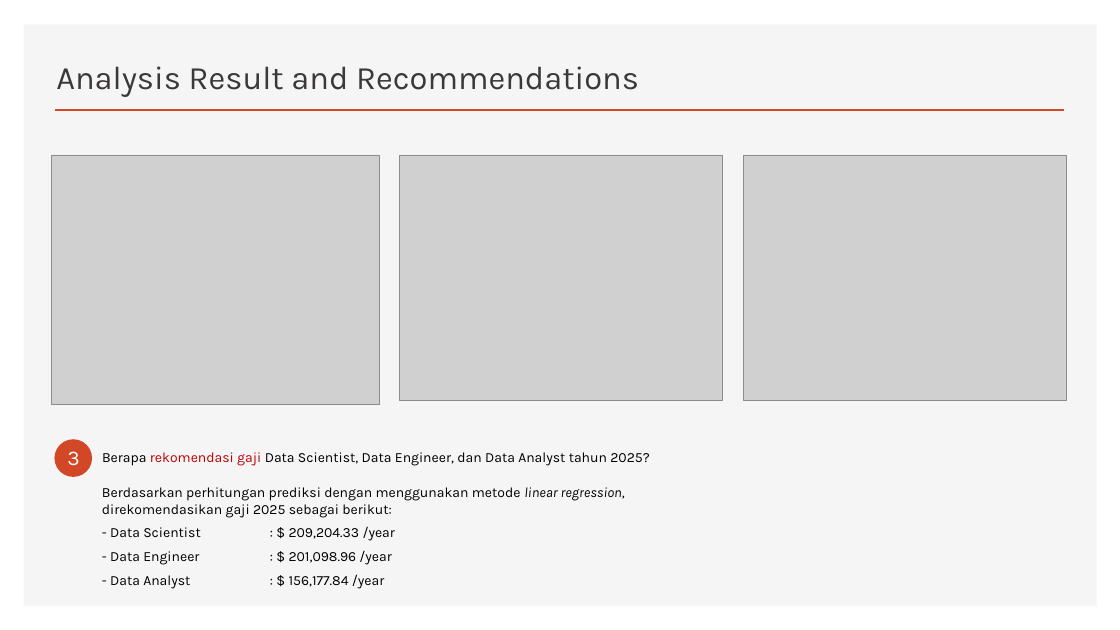
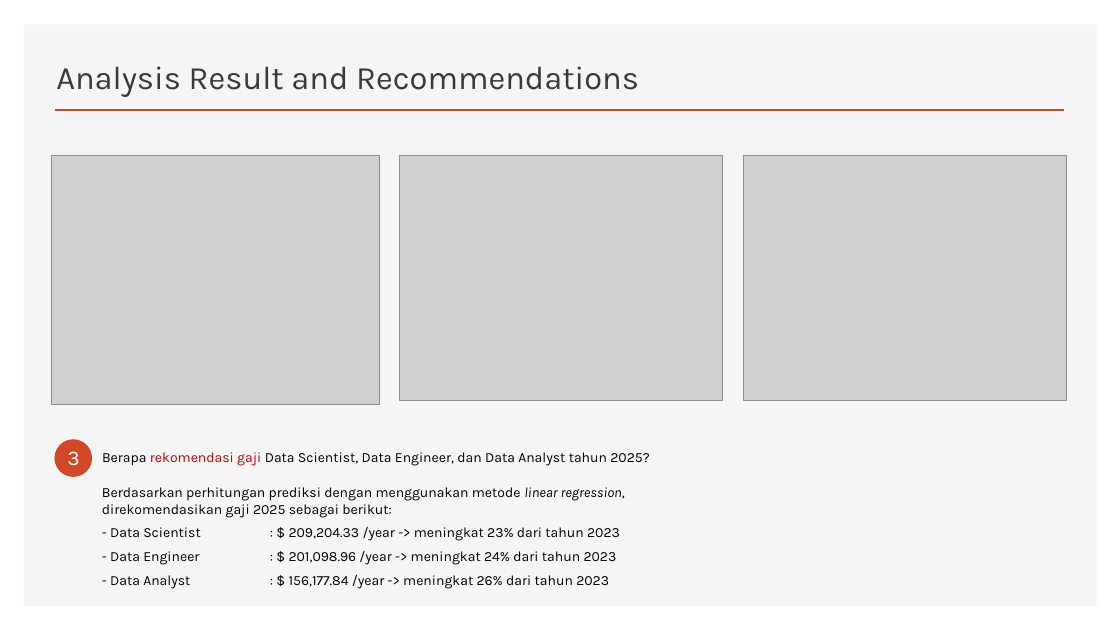
Before and after one commit to CODA-Assignment-Bay/p1-coda001-rmt-m2-lusitaniarc, a slide deck: slide 9 of P1M2_lusitania.pptx. Drawn at 1120x630 pixels with LibreOffice and Linux fonts; fonts in the diff are those of the drawing; grey boxes stand for pictures. Boxes give left, top, right and bottom in pixels: in the first picture for what was removed or moved away, otherwise in the second. Text is boxed around its words. In the diff, an @@ line names an element or a change of style, - is before the commit and + after.

```diff
--- a/P1M2_lusitania.pptx
+++ b/P1M2_lusitania.pptx
@@ text at [110,526,620,589]: text changed @@
-- Data Scientist : $ 209,204.33 /year
-- Data Engineer : $ 201,098.96 /year
-- Data Analyst : $ 156,177.84 /year
+- Data Scientist : $ 209,204.33 /year -> meningkat 23% dari tahun 2023
+- Data Engineer : $ 201,098.96 /year -> meningkat 24% dari tahun 2023
+- Data Analyst : $ 156,177.84 /year -> meningkat 26% dari tahun 2023
```
Also in this commit, not shown: 2 other slides changed, 2 other files.
